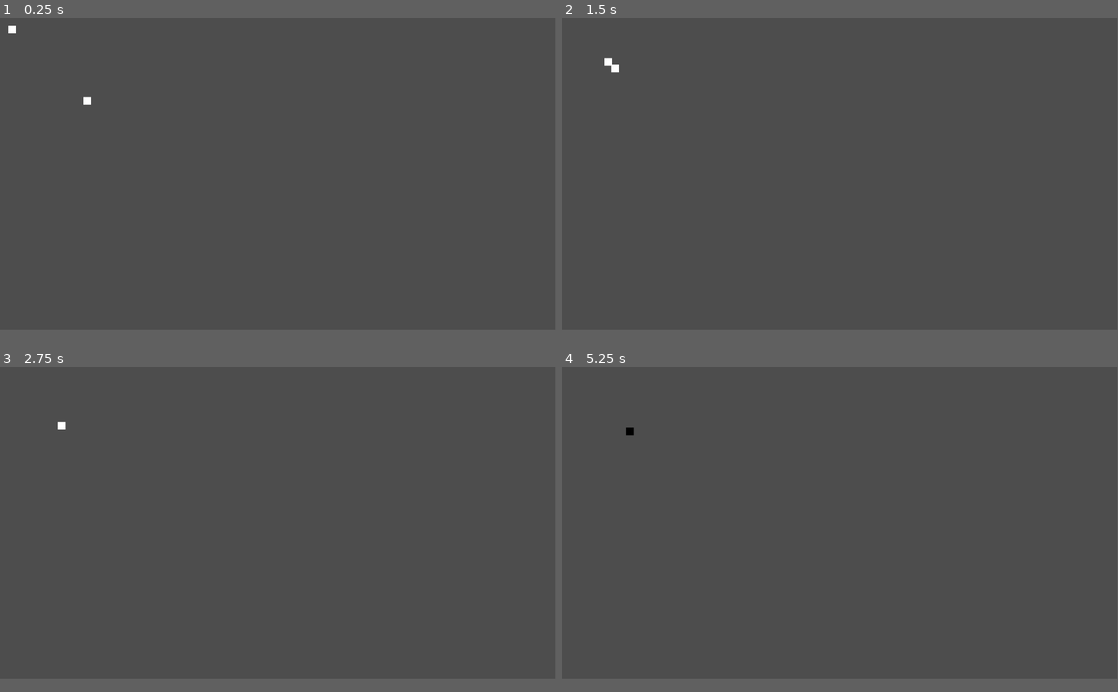
Above: before the commit, frames 1-4 (two rows, left to right).
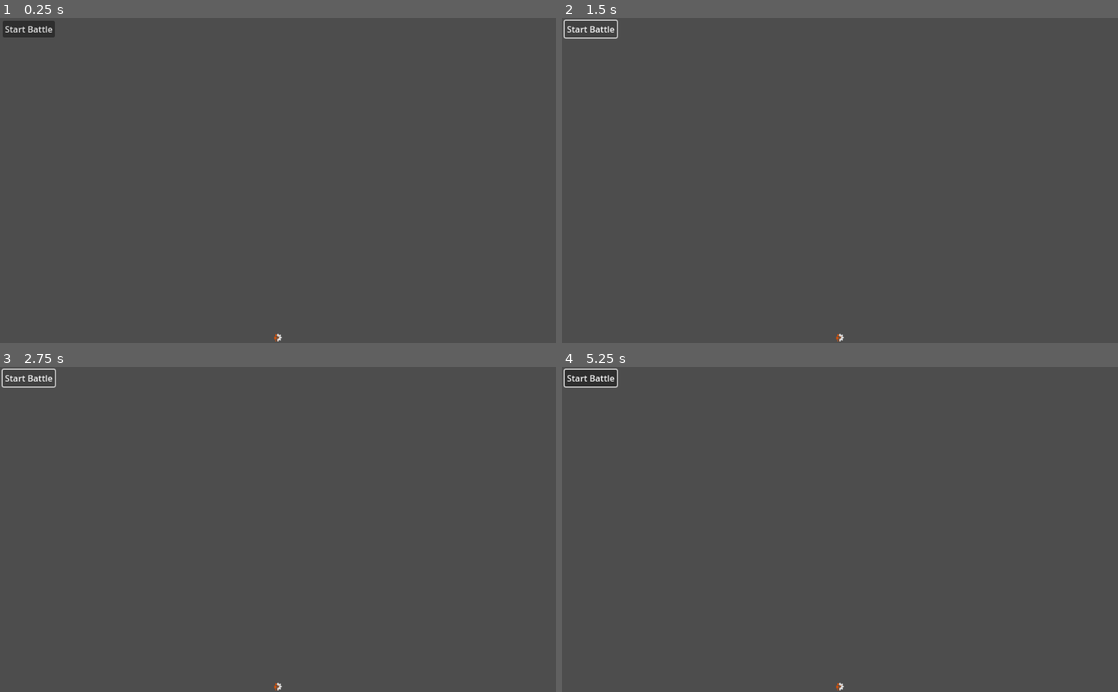
Above: after the commit, the same moments.

Repository: the-alex-g/BTDemo
Game: Godot game, scene res://main/main.tscn
The game is run twice, just before and just after one commit, with the same random seed, the same clock (stepped at 60 frames per second) and the same inputs.
Inputs (mouse positions are in pixels of both pictures, inside the frame that each line leads up to):
- Up to frame 1 (0.25 s): no input
- Up to frame 2 (1.5 s): click (840, 323) at 0.52 s; click (589, 27) at 1.25 s, where only the run after the commit has a clickable "Start Battle"
- Up to frame 3 (2.75 s): click (27, 376) at 2 s, where only the run after the commit has a clickable "Start Battle"
- Up to frame 4 (5.25 s): click (840, 672) at 2.77 s; click (840, 672) at 3.52 s; click (589, 376) at 4.25 s, where only the run after the commit has a clickable "Start Battle"; tap Enter at 5 s; move the mouse to (962, 506) at 5.02 s; click (962, 506) at 5.17 s
In our replay, the window is 799x449 before the commit and 800x468 after it. These sizes can differ from the game's own. Grey fills any space a smaller window leaves; there, only what the larger window draws over its background counts as a difference.

The runs differ from the first frame. In frame 1, 0.5% of the frame differs, in the area x 0-51%, y 0-100%; in frame 2, 0.3%; in frame 3, 0.3%; in frame 4, 0.6%.

Commit message:
Add soldier placement system
Right now, there is a control to mark out legal placement area

Diff:
--- a/project/main/main.gd
+++ b/project/main/main.gd
@@ -1,9 +1,25 @@
 extends Node2D
+
+var _battle_started := false
 
 @onready var _soldier_container : Node2D = $SoldierContainer
 @onready var _blackboard : Blackboard = $Blackboard
 
 
-func _ready()->void:
+func _on_soldier_placement_interface_soldier_instance_requested(soldier:Soldier)->void:
+	if _battle_started:
+		return
+
+	soldier.disabled = true
+	soldier.set_behavior_tree_blackboard(_blackboard)
+	_soldier_container.add_child(soldier)
+
+
+func _on_soldier_placement_interface_battle_started()->void:
+	_set_soldiers_disabled(false)
+	_battle_started = true
+
+
+func _set_soldiers_disabled(disabled:bool)->void:
 	for soldier in _soldier_container.get_children():
-		soldier.set_behavior_tree_blackboard(_blackboard)
+		soldier.disabled = disabled
--- a/project/main/main.tscn
+++ b/project/main/main.tscn
@@ -1,22 +1,20 @@
-[gd_scene load_steps=5 format=3 uid="uid://bj7jphwpqxudx"]
+[gd_scene load_steps=4 format=3 uid="uid://bj7jphwpqxudx"]
 
-[ext_resource type="PackedScene" uid="uid://qsntsu2gitn8" path="res://soldier/soldier.tscn" id="1_qki3t"]
 [ext_resource type="Script" path="res://main/main.gd" id="1_yx2gc"]
-[ext_resource type="Resource" uid="uid://dewrcabjlkfkm" path="res://soldier/test_soldier.tres" id="3_k4kor"]
+[ext_resource type="PackedScene" uid="uid://d3vl86gtvsyfr" path="res://main/soldier_placement/soldier_placement_interface.tscn" id="3_2ct6o"]
 [ext_resource type="Script" path="res://addons/beehave/blackboard.gd" id="4_6qy0m"]
 
 [node name="Main" type="Node2D"]
 script = ExtResource("1_yx2gc")
 
+[node name="SoldierPlacementInterface" parent="." instance=ExtResource("3_2ct6o")]
+offset_right = 1024.0
+offset_bottom = 600.0
+
 [node name="SoldierContainer" type="Node2D" parent="."]
-
-[node name="Soldier" parent="SoldierContainer" instance=ExtResource("1_qki3t")]
-config = ExtResource("3_k4kor")
-
-[node name="Soldier2" parent="SoldierContainer" instance=ExtResource("1_qki3t")]
-position = Vector2(208, 198)
-config = ExtResource("3_k4kor")
-team_index = 1
 
 [node name="Blackboard" type="Node" parent="."]
 script = ExtResource("4_6qy0m")
+
+[connection signal="battle_started" from="SoldierPlacementInterface" to="." method="_on_soldier_placement_interface_battle_started"]
+[connection signal="soldier_instance_requested" from="SoldierPlacementInterface" to="." method="_on_soldier_placement_interface_soldier_instance_requested"]
--- /dev/null
+++ b/project/main/soldier_placement/soldier_placement_interface.gd
@@ -0,0 +1,88 @@
+extends Control
+
+signal soldier_instance_requested(soldier)
+signal battle_started
+
+const SOLDIER_CONFIG_FOLDER_PATH := "res://soldier/soldier_configs/"
+
+var _selected_soldier_config : SoldierConfig
+var _is_mouse_in_legal_placement_area := false
+
+@onready var _placement_button_container : HBoxContainer = $ScrollContainer/PlacementButtonContainer
+
+
+func _ready()->void:
+	update_placement_buttons()
+
+
+func _input(event:InputEvent)->void:
+	if event is InputEventMouseButton:
+		if event.pressed:
+			match event.button_index:
+				MOUSE_BUTTON_LEFT:
+					if _is_mouse_in_legal_placement_area:
+						_add_soldier_at_mouse()
+				MOUSE_BUTTON_RIGHT:
+					_clear_soldier_config_selection()
+
+
+func _add_soldier_at_mouse()->void:
+	if _selected_soldier_config:
+		var soldier := preload("res://soldier/soldier.tscn").instantiate()
+		soldier.config = _selected_soldier_config
+		soldier.position = get_global_mouse_position()
+		soldier_instance_requested.emit(soldier)
+
+
+func _clear_soldier_config_selection()->void:
+	_selected_soldier_config = null
+
+
+func update_placement_buttons()->void:
+	_remove_all_placement_buttons()
+	_add_new_placement_buttons()
+
+
+func _remove_all_placement_buttons()->void:
+	for button in _placement_button_container.get_children():
+		button.queue_free()
+
+
+func _add_new_placement_buttons()->void:
+	var soldier_configs := _get_soldier_configs()
+	for config in soldier_configs:
+		_add_placement_button(config)
+
+
+func _get_soldier_configs()->Array[SoldierConfig]:
+	var soldier_config_files := DirAccess.get_files_at(SOLDIER_CONFIG_FOLDER_PATH)
+	var soldier_config_instances : Array[SoldierConfig] = []
+	for config_name in soldier_config_files:
+		soldier_config_instances.append(
+			load(SOLDIER_CONFIG_FOLDER_PATH + config_name)
+		)
+	return soldier_config_instances
+
+
+func _add_placement_button(config:SoldierConfig)->void:
+	var button := TextureButton.new()
+	button.texture_normal = config.soldier_icon
+	button.tooltip_text = config.soldier_name
+	button.pressed.connect(_on_placement_button_pressed.bind(config))
+	_placement_button_container.add_child(button)
+
+
+func _on_placement_button_pressed(config:SoldierConfig)->void:
+	_selected_soldier_config = config
+
+
+func _on_start_battle_button_pressed()->void:
+	battle_started.emit()
+
+
+func _on_legal_placement_area_mouse_entered():
+	_is_mouse_in_legal_placement_area = true
+
+
+func _on_legal_placement_area_mouse_exited():
+	_is_mouse_in_legal_placement_area = false
--- /dev/null
+++ b/project/main/soldier_placement/soldier_placement_interface.tscn
@@ -0,0 +1,52 @@
+[gd_scene load_steps=3 format=3 uid="uid://d3vl86gtvsyfr"]
+
+[ext_resource type="Script" path="res://main/soldier_placement/soldier_placement_interface.gd" id="1_n1i0m"]
+[ext_resource type="Texture2D" uid="uid://dwbrhndyppqu7" path="res://resources/icons/soldier_config.png" id="2_48kor"]
+
+[node name="SoldierPlacementInterface" type="Control"]
+layout_mode = 3
+anchors_preset = 15
+anchor_right = 1.0
+anchor_bottom = 1.0
+grow_horizontal = 2
+grow_vertical = 2
+script = ExtResource("1_n1i0m")
+
+[node name="ScrollContainer" type="ScrollContainer" parent="."]
+layout_mode = 1
+anchors_preset = 12
+anchor_top = 1.0
+anchor_right = 1.0
+anchor_bottom = 1.0
+offset_top = -18.0
+grow_horizontal = 2
+grow_vertical = 0
+
+[node name="PlacementButtonContainer" type="HBoxContainer" parent="ScrollContainer"]
+layout_mode = 2
+size_flags_horizontal = 3
+alignment = 1
+
+[node name="TextureButton" type="TextureButton" parent="ScrollContainer/PlacementButtonContainer"]
+layout_mode = 2
+tooltip_text = "Here's a tooltip. Have \"fun\"!"
+texture_normal = ExtResource("2_48kor")
+
+[node name="StartBattleButton" type="Button" parent="."]
+layout_mode = 0
+offset_left = 5.0
+offset_top = 5.0
+offset_right = 101.0
+offset_bottom = 36.0
+text = "Start Battle"
+
+[node name="LegalPlacementArea" type="Control" parent="."]
+anchors_preset = 0
+offset_left = 20.0
+offset_top = 44.0
+offset_right = 511.0
+offset_bottom = 570.0
+
+[connection signal="pressed" from="StartBattleButton" to="." method="_on_start_battle_button_pressed"]
+[connection signal="mouse_entered" from="LegalPlacementArea" to="." method="_on_legal_placement_area_mouse_entered"]
+[connection signal="mouse_exited" from="LegalPlacementArea" to="." method="_on_legal_placement_area_mouse_exited"]
--- a/project/project.godot
+++ b/project/project.godot
@@ -20,6 +20,11 @@
 BeehaveGlobalMetrics="*res://addons/beehave/metrics/beehave_global_metrics.gd"
 BeehaveGlobalDebugger="*res://addons/beehave/debug/global_debugger.gd"
 
+[display]
+
+window/size/viewport_width=1024
+window/size/viewport_height=600
+
 [editor_plugins]
 
 enabled=PackedStringArray("res://addons/beehave/plugin.cfg", "res://addons/treehave/plugin.cfg")
--- a/project/resources/soldier_config.gd
+++ b/project/resources/soldier_config.gd
@@ -12,6 +12,9 @@
 }
 enum TargetDistance {CLOSE, FAR}
 
+@export_category("Name")
+@export var soldier_name := ""
+@export var soldier_icon : Texture2D
 @export_category("Targeting")
 @export var target_enemies := true
 @export var target_allies := false
--- a/project/soldier/soldier.gd
+++ b/project/soldier/soldier.gd
@@ -11,6 +11,8 @@
 var target_location : Vector2
 var unit_index := -1
 var can_attack := true
+var disabled := false : set = _set_disabled
+var _has_been_added_to_tree := false
 
 @onready var _behavior_tree : BeehaveTree = $BeehaveTree
 @onready var _attack_cooldown_timer : Timer = $AttackCooldownTimer
@@ -25,8 +27,13 @@
 	_sprite.sprite_frames = _add_animation_to_sprite_frames("idle", SpriteFrames.new())
 	_sprite.play("idle")
 
+	_has_been_added_to_tree = true
+
 
 func _physics_process(delta:float)->void:
+	if disabled:
+		return
+
 	if _can_move() and not _is_at_target():
 		_move_towards_target_location(delta)
 
@@ -109,12 +116,15 @@
 
 
 func set_behavior_tree_blackboard(blackboard:Blackboard)->void:
-	_behavior_tree.blackboard = blackboard
 	unit_index = blackboard.get_value("unit_counter", 0, GLOBAL_BLACKBOARD_NAME)
 
 	_increment_blackboard_int("unit_counter", blackboard)
 	_append_item_to_blackboard_array("units", unit_index, blackboard)
 	_append_item_to_blackboard_array("actor_list", self, blackboard)
+
+	if not _has_been_added_to_tree:
+		await ready
+	_behavior_tree.blackboard = blackboard
 
 
 func _increment_blackboard_int(field_name:String, blackboard:Blackboard)->void:
@@ -166,3 +176,10 @@
 		config.frame_size
 	)
 	return frame_texture
+
+
+func _set_disabled(value:bool)->void:
+	disabled = value
+	if not _has_been_added_to_tree:
+		await ready
+	_behavior_tree.enabled = not disabled
--- a/project/soldier/test_soldier.tres
+++ b/project/soldier/soldier_configs/test_soldier.tres
@@ -1,10 +1,13 @@
-[gd_resource type="Resource" script_class="SoldierConfig" load_steps=3 format=3 uid="uid://dewrcabjlkfkm"]
+[gd_resource type="Resource" script_class="SoldierConfig" load_steps=4 format=3 uid="uid://dewrcabjlkfkm"]
 
 [ext_resource type="Script" path="res://resources/soldier_config.gd" id="1_edh67"]
 [ext_resource type="Texture2D" uid="uid://eses36jhahi7" path="res://soldier/test.png" id="1_fqlfb"]
+[ext_resource type="Texture2D" uid="uid://dwbrhndyppqu7" path="res://resources/icons/soldier_config.png" id="3_tuo6v"]
 
 [resource]
 script = ExtResource("1_edh67")
+soldier_name = "Test Soldier"
+soldier_icon = ExtResource("3_tuo6v")
 target_enemies = true
 target_allies = false
 target_type = 0
